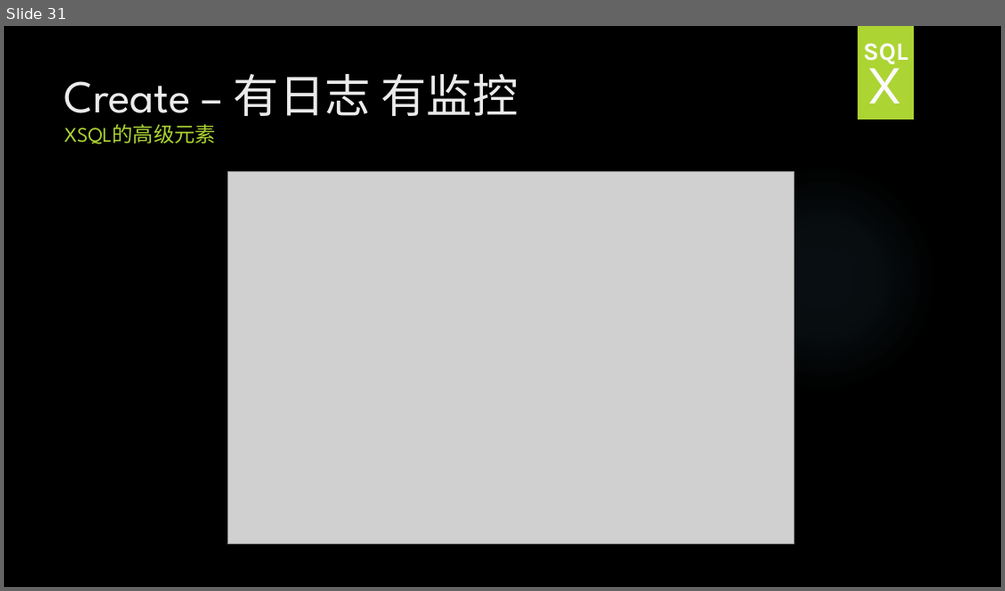
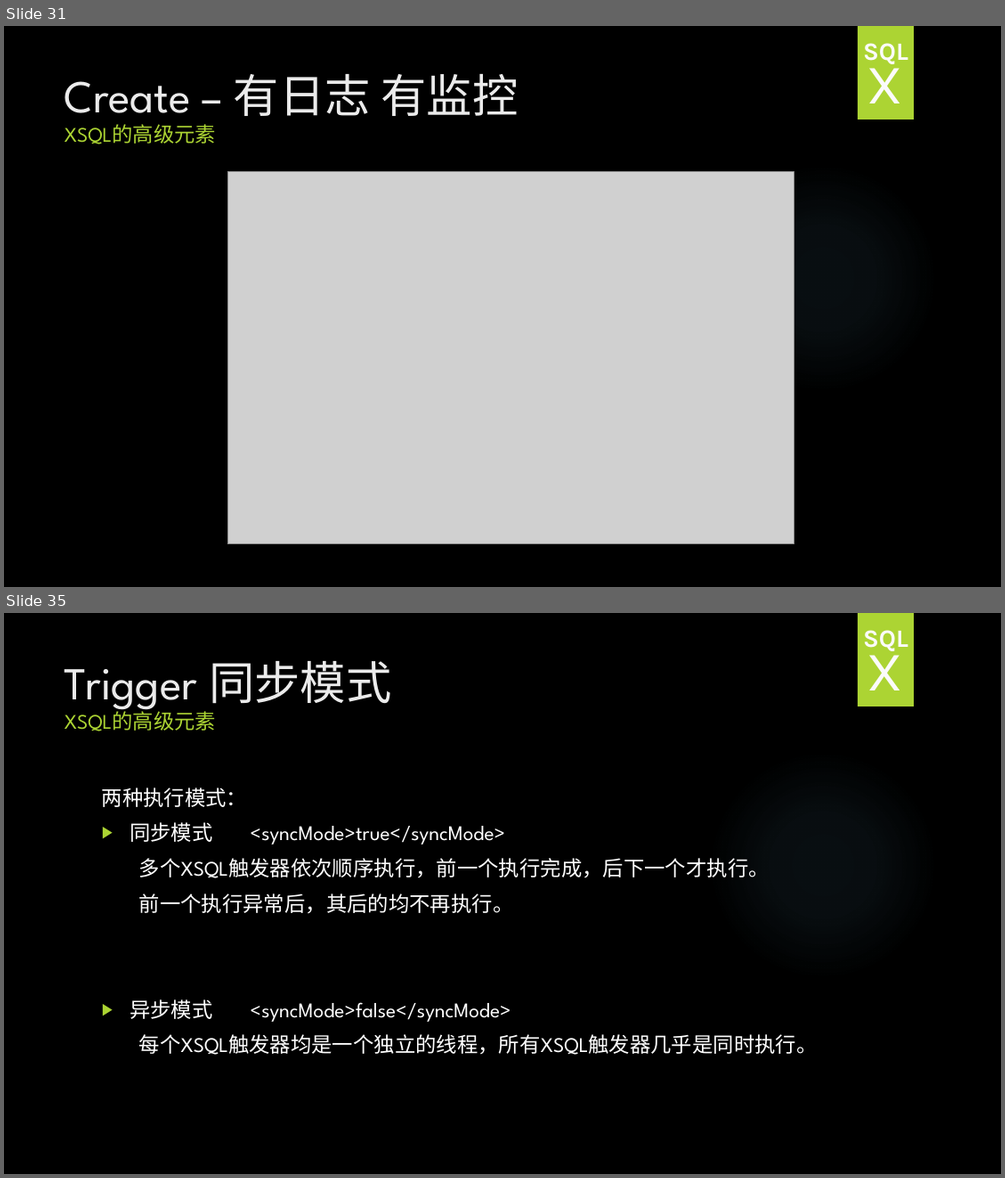
Before and after one commit to HY-ZhengWei/hy.common.XJava, a slide deck: doc/XSQL技术交流.pptx. Shown one above the other, each under a label of ours: slide 31 before the commit, slides 31 and 35 after it; the slides between them are not shown. The pictures are 1005x591 and 1005x1178 pixels, drawn with LibreOffice and Linux fonts; fonts in the diff are those of the drawing; grey boxes stand for pictures; background and template pictures are left out. Boxes give left, top, right and bottom in pixels: in the first picture for what was removed or moved away, otherwise in the second. Text is boxed around its words. In the diff, an @@ line names an element or a change of style, - is before the commit and + after.

```diff
--- a/doc/XSQL技术交流.pptx
+++ b/doc/XSQL技术交流.pptx
@@ slide 35 added at (x1=4, y1=613, x2=1001, y2=1174), background picture (left out); not listed: 2 template elements that a slide beside it also shows @@
@@ text added at (x1=863, y1=630, x2=908, y2=651), 24 pt, text pattern #EBEBEB on #FBFBFB, bold @@
+SQL
@@ title added at (x1=65, y1=661, x2=391, y2=731), 44 pt, text #EBEBEB @@
+Trigger 同步模式
+XSQL的高级元素
@@ text added at (x1=867, y1=640, x2=903, y2=690), 54 pt, text pattern #EBEBEB on #FBFBFB @@
+X
@@ text added at (x1=102, y1=787, x2=817, y2=1054), 20 pt, text #FFFFFF @@
+两种执行模式：
+▶ 同步模式 <syncMode>true</syncMode>
+多个XSQL触发器依次顺序执行，前一个执行完成，后下一个才执行。
+前一个执行异常后，其后的均不再执行。
+▶ 异步模式 <syncMode>false</syncMode>
+每个XSQL触发器均是一个独立的线程，所有XSQL触发器几乎是同时执行。
```
Also in this commit, not shown: 4 slides changed, 9 other slides added.
